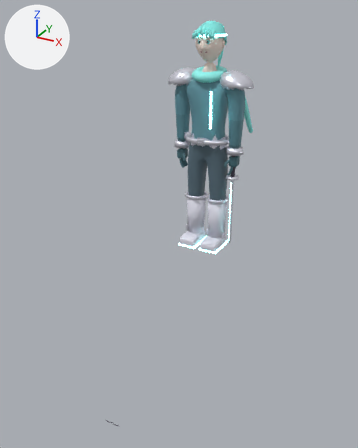
The glTF model assets/cine/lyra.glb: old version first, new version second.
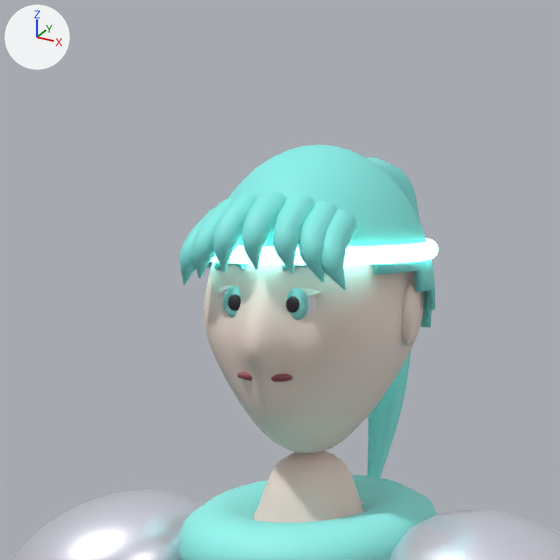
The first picture shows the older version from a camera (50 mm lens) standing at (1.79, -3.76, 2.0) and looking at (0.01, -0.54, 0.39). The close-ups show the older and then the newer version on the part from 47% to 68% of the width and 0% to 17% of the height of that picture. Only the edits that show in the close-ups are written down. Lighting does not change. The marker at upper left points along +X, +Y and +Z. Where no turn or scale is listed for an object, it has been applied to the vertices. Vertices at exactly the same position are counted once.

Names of what the first close-up shows: 'band', 'body', 'ear1', 'eye0', 'eye1', 'hair', 'head', 'lid1', 'pad0', 'pad1', 'scarf' and 3 more.
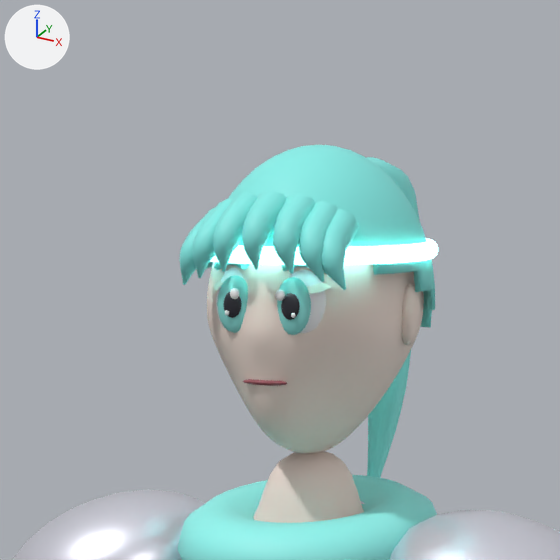
Where the newer file only moved an object's origin or applied its transform, the numbers keep the older frame.

Location of each change, [x1, y1, x2, y2] in pixels of the close-ups (560 x 560 px; the box of a moved part takes in the faces that stretch with it):
'head', reshaped
    before: [204, 262, 424, 454]
    after: [207, 262, 424, 454]
'eye1', reshaped, moved
    before: [286, 288, 317, 320]
    after: [275, 270, 326, 335]
'eye0', reshaped, moved
    before: [221, 286, 241, 317]
    after: [216, 268, 248, 333]
'lid1', reshaped, moved (mostly hidden)
    before: [301, 288, 321, 296]
    after: [307, 282, 335, 294]
part 1 of me_ew, added (mostly hidden)
    after: [216, 268, 243, 330]
part 2 of me_ew, added (cyan)
    after: [217, 275, 248, 333]
part 3 of me_ew, added
    after: [223, 292, 241, 318]
part 4 of me_ew, added
    after: [230, 288, 239, 299]
part 5 of me_ew, deleted (mostly hidden)
    before: [221, 288, 228, 315]
part 6 of me_ew, deleted
    before: [223, 286, 241, 317]
part 7 of me_ew, deleted
    before: [228, 294, 241, 311]
part 8 of me_ew_001, added
    after: [289, 270, 326, 333]
part 9 of me_ew_001, added (cyan)
    after: [277, 277, 311, 335]
part 10 of me_ew_001, added
    after: [281, 293, 300, 320]
part 11 of me_ew_001, added
    after: [275, 290, 285, 301]
part 12 of me_ew_001, deleted (mostly hidden)
    before: [300, 288, 317, 318]
part 13 of me_ew_001, deleted
    before: [287, 288, 309, 320]
part 14 of me_ew_001, deleted
    before: [286, 296, 300, 313]
part 15 of me_head, moved or reshaped
    before: [204, 262, 339, 435]
    after: [207, 262, 339, 434]

Edits to the bpy script that builds the scene:
```text
Change me_ew:
    remove me_ew.from_pydata(...)  # 684 vertices, 1356 faces; spans x -0.0271..0.0271, y -0.0283..0.0283, z -0.0271..0.0271
    add me_ew.from_pydata(...)  # 778 vertices, 1536 faces; spans x -0.0313..0.0313, y -0.0354..0.0354, z -0.0403..0.0403
    me_ew part 1: a new loose piece, a UV sphere (24 segments, 16 rings, poles along z) spanning x -0.0313..0.0313, y -0.0306..0.0354, z -0.0403..0.0403, in mat_eye_white (white #f9f9fc)
    me_ew part 2: a new loose piece, a UV sphere (20 segments, 12 rings, poles along z) spanning x -0.0207..0.0207, y -0.0305..-0.0174, z -0.03..0.0267, in mat_iris (cyan #8ce1dc)
    me_ew part 3: a new loose piece, a UV sphere (14 segments, 8 rings, poles along z) spanning x -0.0103..0.0103, y -0.0331..-0.0267, z -0.0149..0.0116, in mat_pupil (dark grey #272730)
    me_ew part 4: a new loose piece, a UV sphere (10 segments, 6 rings, poles along z) spanning x -0.0014..0.0093, y -0.0354..-0.031, z 0.0036..0.0149, in mat_glint (white #ffffff)
    me_ew part 5: the loose piece of 362 vertices spanning x -0.0271..0.0271, y -0.0258..0.0283, z -0.0271..0.0271 is deleted
    me_ew part 6: the loose piece of 222 vertices spanning x -0.0162..0.0162, y -0.0267..-0.0163, z -0.0162..0.0162 is deleted
    me_ew part 7: the loose piece of 100 vertices spanning x -0.0079..0.0079, y -0.0283..-0.0234, z -0.0081..0.0081 is deleted
    other edits to the shape of me_ew do not show in these pictures
    add me_ew.materials.append(mat_glint)  # white #ffffff
Change me_ew_001:
    remove me_ew_001.from_pydata(...)  # 684 vertices, 1356 faces; spans x -0.0271..0.0271, y -0.0283..0.0283, z -0.0271..0.0271
    add me_ew_001.from_pydata(...)  # 778 vertices, 1536 faces; spans x -0.0313..0.0313, y -0.0354..0.0354, z -0.0403..0.0403
    me_ew_001 part 8: a new loose piece, a UV sphere (24 segments, 16 rings, poles along z) spanning x -0.0313..0.0313, y -0.0306..0.0354, z -0.0403..0.0403, in mat_eye_white (white #f9f9fc)
    me_ew_001 part 9: a new loose piece, a UV sphere (20 segments, 12 rings, poles along z) spanning x -0.0207..0.0207, y -0.0305..-0.0174, z -0.03..0.0267, in mat_iris (cyan #8ce1dc)
    me_ew_001 part 10: a new loose piece, a UV sphere (14 segments, 8 rings, poles along z) spanning x -0.0103..0.0103, y -0.0331..-0.0267, z -0.0149..0.0116, in mat_pupil (dark grey #272730)
    me_ew_001 part 11: a new loose piece, a UV sphere (10 segments, 6 rings, poles along z) spanning x -0.0159..-0.0052, y -0.0354..-0.031, z 0.0036..0.0149, in mat_glint (white #ffffff)
    me_ew_001 part 12: the loose piece of 362 vertices spanning x -0.0271..0.0271, y -0.0258..0.0283, z -0.0271..0.0271 is deleted
    me_ew_001 part 13: the loose piece of 222 vertices spanning x -0.0162..0.0162, y -0.0267..-0.0163, z -0.0162..0.0162 is deleted
    me_ew_001 part 14: the loose piece of 100 vertices spanning x -0.0079..0.0079, y -0.0283..-0.0234, z -0.0081..0.0081 is deleted
    other edits to the shape of me_ew_001 do not show in these pictures
    add me_ew_001.materials.append(mat_glint)  # white #ffffff
Change me_head:
    remove me_head.from_pydata(...)  # 4402 vertices, 8800 faces; spans x -0.108..0.108, y -0.144..0.144, z -0.148..0.148
    add me_head.from_pydata(...)  # 4402 vertices, 8800 faces; spans x -0.108..0.108, y -0.127..0.144, z -0.148..0.148
    me_head part 15: 861 of 4402 vertices moved; they spanned x -0.105..0.105, y -0.144..-0.014, z -0.138..0.093 and now span x -0.104..0.104, y -0.127..-0.014, z -0.139..0.092; mean shift (0.0, 0.002, 0.001); largest move (0.0, -0.142, -0.038) -> (0.0, -0.123, -0.034)
Change me_lid1:
    remove me_lid1.from_pydata(...)  # 96 vertices, 164 faces; spans x -0.0307..0.0307, y -0.0267..0.0267, z -0.0078..0.0078
    add me_lid1.from_pydata(...)  # 96 vertices, 164 faces; spans x -0.0375..0.0375, y -0.0326..0.0326, z -0.0096..0.0096
    me_lid1 part 16: the whole mesh is rebuilt
Change ob_eye0:
    ob_eye0.location: (-0.034, -0.099, 1.747) -> (-0.034, -0.1, 1.747)
Change ob_eye1:
    ob_eye1.location: (0.034, -0.099, 1.747) -> (0.034, -0.1, 1.747)
Change ob_lid1:
    ob_lid1.location: (0.034, -0.096, 1.764) -> (0.034, -0.096, 1.767)
```
